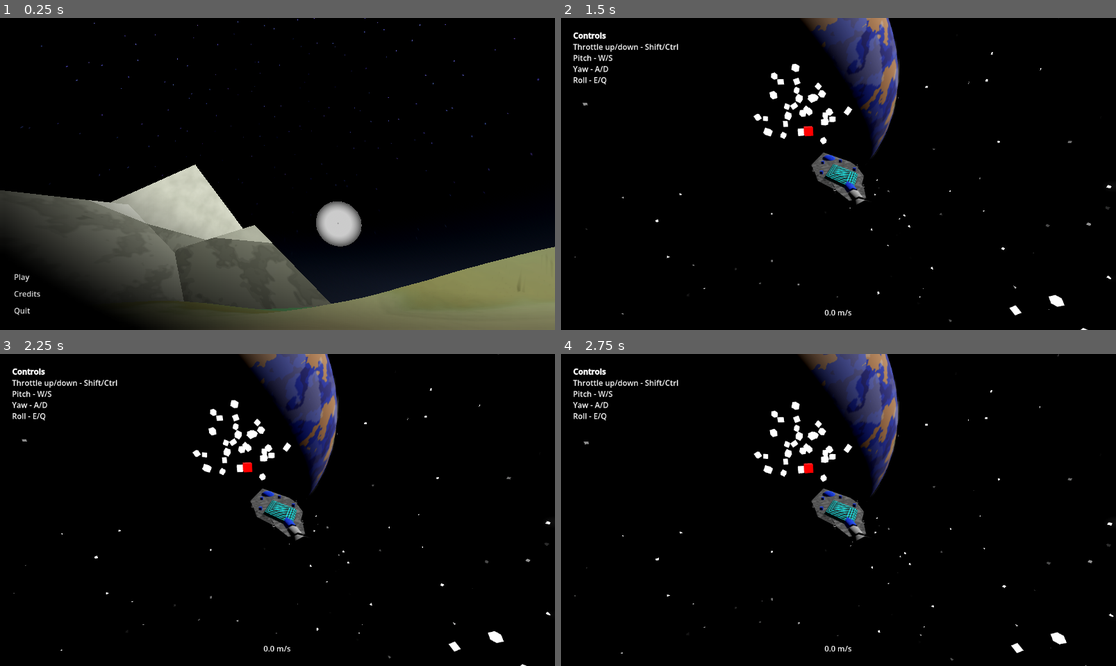
Above: before the commit, frames 1-4 (two rows, left to right).
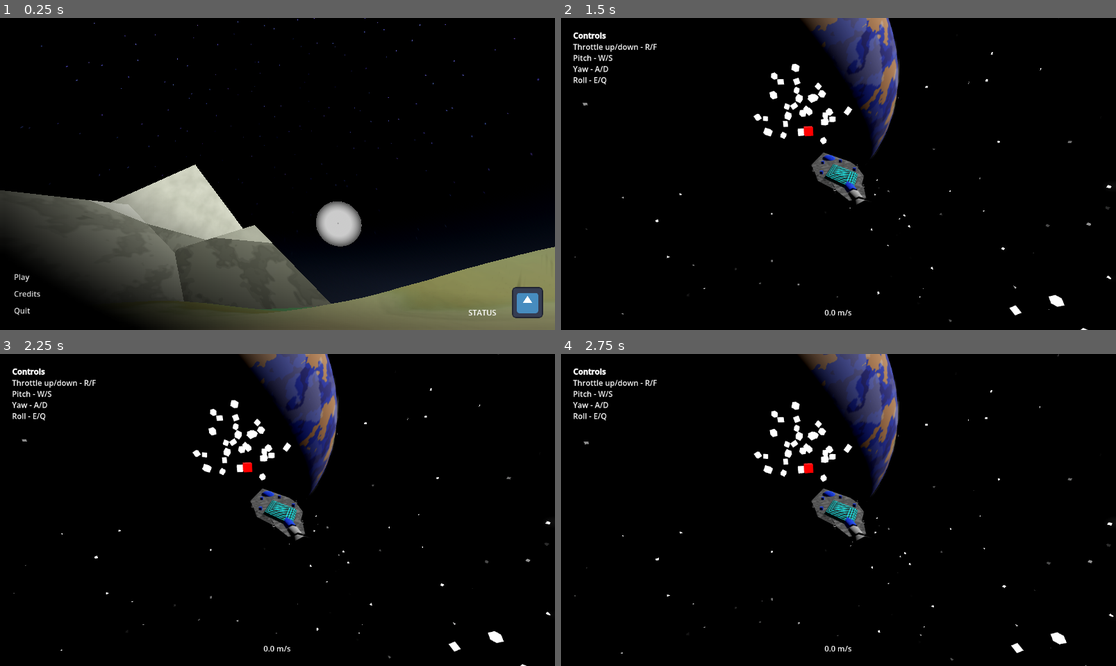
Above: after the commit, the same moments.

Repository: Ortley/black-hole-stars
Game: Godot game, scene res://scene/init.tscn
Same seed, same stepped clock (60 frames per second), same inputs: the game is played once before the commit and once after it. The engine's default icon, where the game draws it, is replaced by a stand-in: a white triangle on a blue panel in a dark square.
Inputs (mouse positions are in pixels of both pictures, inside the frame that each line leads up to):
- Up to frame 1 (0.25 s): no input
- Up to frame 2 (1.5 s): click "Play" at 0.5 s; tap Enter at 1.25 s; move the mouse to (960, 158) at 1.27 s; hold E (roll_right) from 1.28 s (still down); hold Space (sas) from 1.28 s (still down); click (960, 158) at 1.42 s
- Up to frame 3 (2.25 s): move the mouse to (166, 525) at 2.02 s; release E (roll_right) at 2.03 s; release Space (sas) at 2.03 s; hold Down from 2.03 s (still down); tap S (test_cam_backward) at 2.1 s
- Up to frame 4 (2.75 s): keep holding Down

The runs differ from the first frame. In frame 1, 0.6% of the frame differs, in the area x 84-98%, y 86-97%; in frame 2, less than 0.1%; in frame 3, less than 0.1%; in frame 4, less than 0.1%.

Commit message:
Use R/F for throttle bc Ctrl + W closes browser tabs

Diff:
--- a/project.godot
+++ b/project.godot
@@ -62,12 +62,12 @@
 }
 throttle_increase={
 "deadzone": 0.2,
-"events": [Object(InputEventKey,"resource_local_to_scene":fa …(140 unchanged characters)… d":false,"keycode":0,"physical_keycode":4194325,"key_label":0,"unicode":0,"location":0,"echo":false,"script":null)
+"events": [Object(InputEventKey,"resource_local_to_scene":fa …(140 unchanged characters)… d":false,"keycode":0,"physical_keycode":82,"key_label":0,"unicode":114,"location":0,"echo":false,"script":null)
 ]
 }
 throttle_decrease={
 "deadzone": 0.2,
-"events": [Object(InputEventKey,"resource_local_to_scene":fa …(140 unchanged characters)… d":false,"keycode":0,"physical_keycode":4194326,"key_label":0,"unicode":0,"location":0,"echo":false,"script":null)
+"events": [Object(InputEventKey,"resource_local_to_scene":fa …(140 unchanged characters)… d":false,"keycode":0,"physical_keycode":70,"key_label":0,"unicode":102,"location":0,"echo":false,"script":null)
 ]
 }
 roll_left={
--- a/scene/game.tscn
+++ b/scene/game.tscn
@@ -829,7 +829,7 @@
 layout_mode = 2
 bbcode_enabled = true
 text = "[b]Controls[/b]
-Throttle up/down - Shift/Ctrl
+Throttle up/down - R/F
 Pitch - W/S
 Yaw - A/D
 Roll - E/Q
--- a/scene/init.tscn
+++ b/scene/init.tscn
@@ -446,7 +446,7 @@
 "times": PackedFloat32Array(0),
 "transitions": PackedFloat32Array(1),
 "update": 0,
-"values": [Color(1, 1, 1, 0)]
+"values": [Color(1, 1, 1, 1)]
 }
 
 [sub_resource type="Animation" id="Animation_cb7ku"]
@@ -645,7 +645,6 @@
 script = SubResource("GDScript_42rhp")
 
 [node name="TextureRect" type="Control" parent="UI/MarginContainer" unique_id=603646164]
-modulate = Color(1, 1, 1, 0)
 layout_mode = 2
 size_flags_horizontal = 8
 size_flags_vertical = 8
